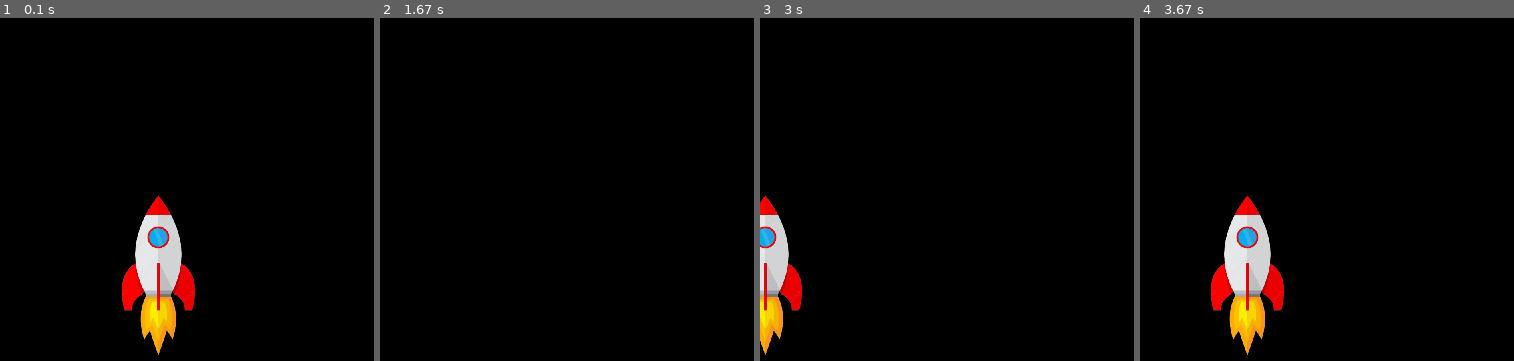
Above: before the commit, frames 1-4 (left to right).
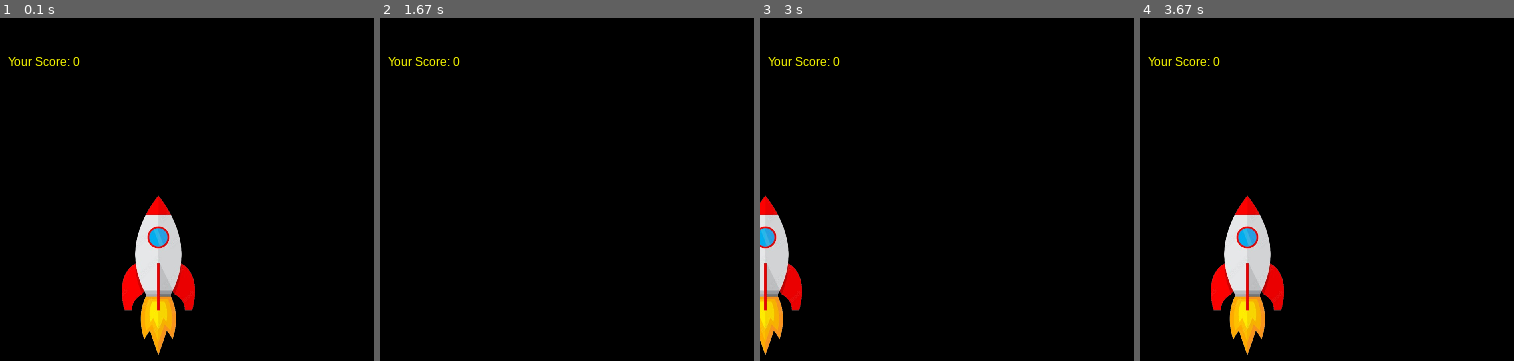
Above: after the commit, the same moments.

Repository: developeracharya/MATH_INVADORS_GAME
Game: pygame game, started from main.py
Same seed, same stepped clock (60 frames per second), same inputs: the game is played once before the commit and once after it.
Inputs:
- Up to frame 1 (0.1 s): no input
- Up to frame 2 (1.67 s): tap Space at 0.33, 0.73, 1.03, 1.23, 1.53 s; hold Right 0.67-1.13 s; hold Right 1.17-1.63 s
- Up to frame 3 (3 s): hold Left 1.67-2.2 s; tap Space at 1.73, 2.03, 2.3, 2.6, 2.73 s; hold Left 2.23-2.63 s; hold Right from 2.67 s (still down)
- Up to frame 4 (3.67 s): tap Space at 3.03, 3.4 s; release Right at 3.3 s; hold Left from 3.33 s (still down)
The pictures show only the part of the screen within x 25-75%, y 50-100%; the shares and areas given below are measured in that part.

The runs differ from the first frame. In frame 1, 0.2% of the frame differs, in the area x 2-22%, y 11-14%; in frame 2, 0.2%; in frame 3, 0.2%; in frame 4, 0.2%.

Commit message:
added score display functionality

Diff:
--- a/Invador.py
+++ b/Invador.py
@@ -15,15 +15,14 @@
         self.y_invador = 100
         self.x_velocity = random.choice([-1, 1])* random.choice(self.VELOCITIES) * delta
         self.y_velocity = random.choice(self.VELOCITIES) * delta
-        self.FONT_INFO = pygame.font.SysFont("Arial", 24)
         __class__.invadors_list.append(self)
         __class__.alive_invadors.append(self)
         self.mode = mode
         self.value_fun(self.mode)
         print("created")
 
-    def drawText(self, txt,color,position=(10,10)):
-        text_surface = self.FONT_INFO.render(txt, True, color) # True for antialiasing
+    def drawText(self, txt,color,size= 24, position=(10,10)):
+        text_surface = pygame.font.SysFont("Arial", size).render(txt, True, color) # True for antialiasing
         self.screen.blit(text_surface, position)  # Draw the text onto the screen
 
     def value_fun(self, mode):
@@ -57,7 +56,7 @@
             self.x_invador += self.x_velocity
             self.y_invador += self.y_velocity
         self.screen.blit(self.INVADOR_IMAGE, (self.x_invador, self.y_invador))
-        self.drawText(f"{self.value}", (255, 0 ,0), (self.x_invador + 80, self.y_invador))
+        self.drawText(txt=f"{self.value}", color=(255, 0 ,0), position=(self.x_invador + 80, self.y_invador))
 
     @classmethod
     def random_invador(cls):
--- a/main.py
+++ b/main.py
@@ -39,6 +39,7 @@
 X_PLAYER = 400
 Y_PLAYER = 500
 PLAYER_DISPLACEMENT = 3000
+SCORE = 0
 
 # bullet
 BULLET_WIDTH = 50
@@ -62,7 +63,7 @@
 
 
 # Define fonts
-FONT_INFO = pygame.font.SysFont("Arial", 24)
+# FONT_INFO = pygame.font.SysFont("Arial", 24)
 FONT_LARGE = pygame.font.SysFont ("Arial", 48)
 
 #TEXT DRAWER
@@ -71,6 +72,10 @@
   text_surface = FONT_LARGE.render(txt, True, color)  # True for antialiasing
   text_rect = text_surface.get_rect(center=(WINDOW_WIDTH // 2, WINDOW_HEIGHT // 2))
   screen.blit(text_surface, text_rect)  # Draw the text onto the screen
+
+def drawText(txt,color,size= 24, position=(10,10)):
+        text_surface = pygame.font.SysFont("Arial", size).render(txt, True, color) # True for antialiasing
+        screen.blit(text_surface, position)  # Draw the text onto the screen
 
 
 #QUESTION INVADOR
@@ -120,10 +125,16 @@
     if Bullet.BULLETS:
         invador_colloided = Bullet.move_bullets()
         if invador_colloided == question_invador:
+            SCORE += 1
             Invador.dead_invadors.append(invador_colloided)
             Invador.alive_invadors.remove(invador_colloided)
             question_invador = ""
-
+    if SCORE == 5:
+        screen.fill((0, 0 ,0))
+        drawText(txt=f"Your Score: {SCORE}", color=RED, position=(WINDOW_HEIGHT//2, WINDOW_WIDTH//2 - 50))
+        drawTextCenter("You won the invadors!", (0, 200, 0))
+    else:
+        drawText(txt=f"Your Score: {SCORE}", color="Yellow", position=(WINDOW_HEIGHT//2, WINDOW_WIDTH//2 - 70), size=12)
     screen.blit(PLAYER_IMAGE, (X_PLAYER, Y_PLAYER))
     pygame.display.flip()
 
